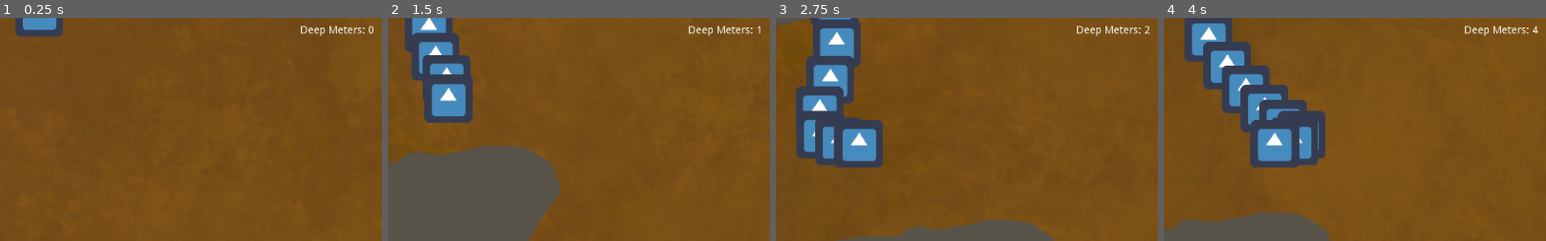
Above: before the commit, frames 1-4 (left to right).
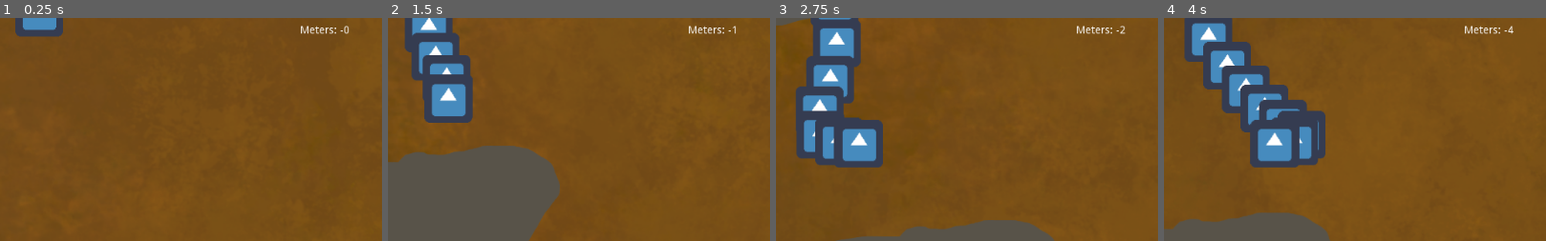
Above: after the commit, the same moments.

Repository: Lycentzia/I-am-Root
Game: Godot game, scene res://scenes/mainScreen.tscn
The game is run twice, just before and just after one commit, with the same random seed, the same clock (stepped at 60 frames per second) and the same inputs. The engine's default icon, where the game draws it, is replaced by a stand-in: a white triangle on a blue panel in a dark square.
Inputs:
- Up to frame 1 (0.25 s): no input
- Up to frame 2 (1.5 s): hold Right (move_right) 0.53-1.28 s; hold Left (move_left) from 1.28 s (still down)
- Up to frame 3 (2.75 s): release Left (move_left) at 2.03 s; hold Right (move_right) from 2.03 s (still down)
- Up to frame 4 (4 s): release Right (move_right) at 3.53 s; hold Left (move_left) from 3.53 s (still down)
The pictures show only the part of the screen within x 45-95%, y 5-55%; the shares and areas given below are measured in that part.

The runs differ from the first frame. In frame 1, 0.4% of the frame differs, in the area x 79-98%, y 3-9%; in frame 2, 0.4%; in frame 3, 0.4%; in frame 4, 0.4%.

Commit message:
Change meters

Diff:
--- a/scenes/Depp_Label.gd
+++ b/scenes/Depp_Label.gd
@@ -1,7 +1,7 @@
 extends Label
 
-var time_elapsed := 0.0
+export var time_elapsed := 0.0
 
 func _process(delta: float) -> void:
 	time_elapsed += delta
-	text = "Deep Meters: " + String(int(time_elapsed))
+	text = "Meters: -" + String(int(time_elapsed))
